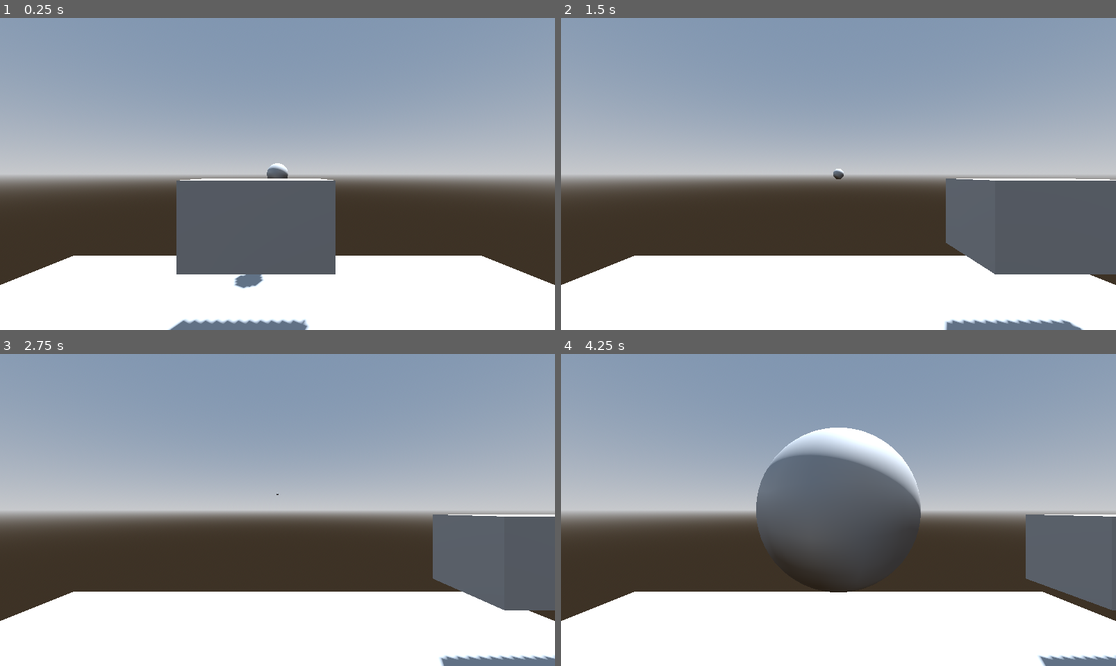
Above: before the commit, frames 1-4 (two rows, left to right).
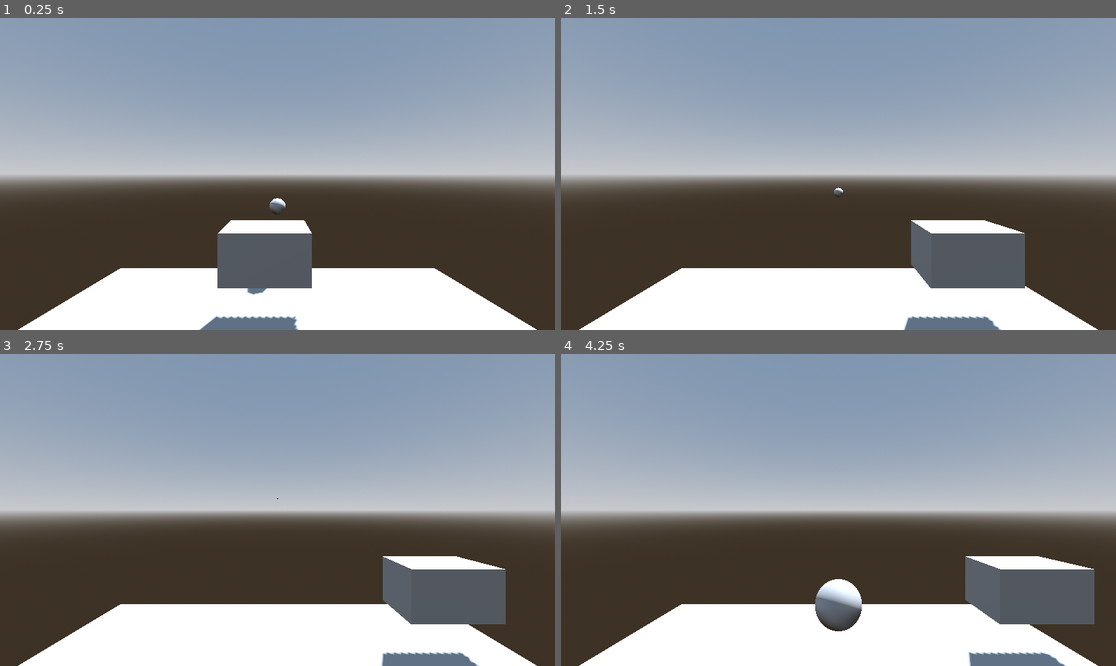
Above: after the commit, the same moments.

Repository: KapustiakT/baseball
Game: Godot game, scene res://level.tscn
Two runs of this game, one before a commit and one after it. Both use one fixed random seed, a clock stepped at 60 frames per second and the inputs below. The project has no main scene, so this scene is started directly.
Inputs (mouse positions are in pixels of both pictures, inside the frame that each line leads up to):
- Up to frame 1 (0.25 s): no input
- Up to frame 2 (1.5 s): move the mouse to (960, 158) at 0.52 s; hold D (move_right) 0.53-1.28 s; click (960, 158) at 0.6 s; move the mouse to (727, 189) at 1.27 s; hold A (move_left) from 1.28 s (still down); right-click (727, 189) at 1.35 s
- Up to frame 3 (2.75 s): move the mouse to (333, 441) at 2.02 s; release A (move_left) at 2.03 s; hold D (move_right) from 2.03 s (still down); click (333, 441) at 2.1 s
- Up to frame 4 (4.25 s): move the mouse to (810, 572) at 2.77 s; right-click (810, 572) at 2.85 s; move the mouse to (1005, 556) at 3.52 s; release D (move_right) at 3.53 s; hold A (move_left) from 3.53 s (still down); click (1005, 556) at 3.6 s

The runs differ from the first frame. In frame 1, 14% of the frame differs, in the area x 0-100%, y 46-100%; in frame 2, 17%; in frame 3, 15%; in frame 4, 23%, in the area x 0-100%, y 23-100%.

Commit message:
move up camera

Diff:
--- a/level.tscn
+++ b/level.tscn
@@ -31,7 +31,7 @@
 shadow_enabled = true
 
 [node name="Camera3D" type="Camera3D" parent="."]
-transform = Transform3D(1, 0, 0, 0, 1, 0, 0, 0, 1, 0, 2, 0)
+transform = Transform3D(1, 0, 0, 0, 1, 0, 0, 0, 1, 0, 3, 1.5)
 
 [node name="MeshInstance3D" type="MeshInstance3D" parent="."]
 mesh = SubResource("PlaneMesh_t03l0")
